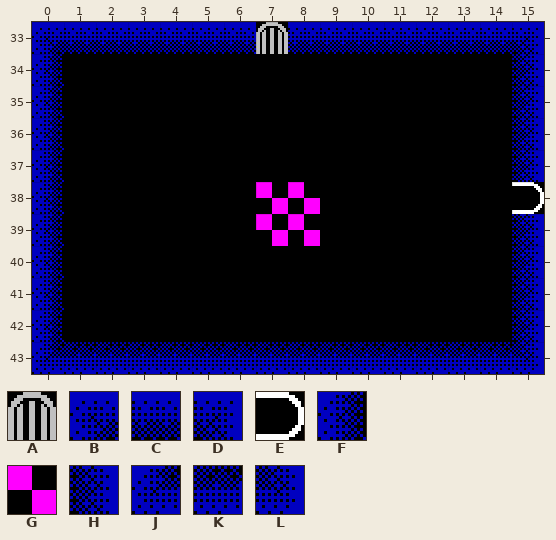
Level history. Tiled map: assets/maps/labs.tmx. Above is the file before it was changed.
Cells are 16x16 px. Shown: x 0..15, y 33..43. The commit also replaced the tileset; all pictures use the new one.
Key: from "labs": A 1, B 3, C 4, D 5, E 8, F 9, G 10, H 11, J 15, K 16, L 17.
_ is an empty cell.
Layer "Tiles" before, first column x 0:
33 BCCCCCCACCCCCCCD
34 F______________H
35 F______________H
36 F______________H
37 F______________H
38 F______GG______E
39 F______GG______H
40 F______________H
41 F______________H
42 F______________H
43 JKKKKKKKKKKKKKKL
The result:
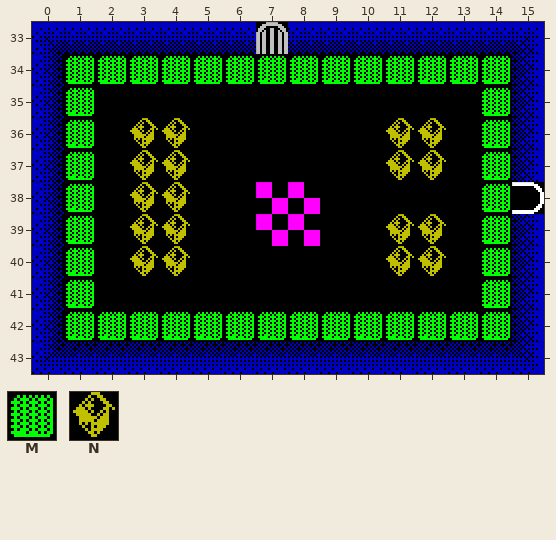
Further tiles: from "labs": M 6, N 12.
The edit:
Changed rows in their new state; . is an unchanged cell.
Layer "Tiles":
first column x 1:
34 MMMMMMMMMMMMMM
35 M............M
36 M.NN......NN.M
37 M.NN......NN.M
38 M.NN.........M
39 M.NN......NN.M
40 M.NN......NN.M
41 M............M
42 MMMMMMMMMMMMMM
Boxes around the changes in both pictures, in picture pixels (x1, y1, x2, y2):
added: (66, 56, 510, 340)
